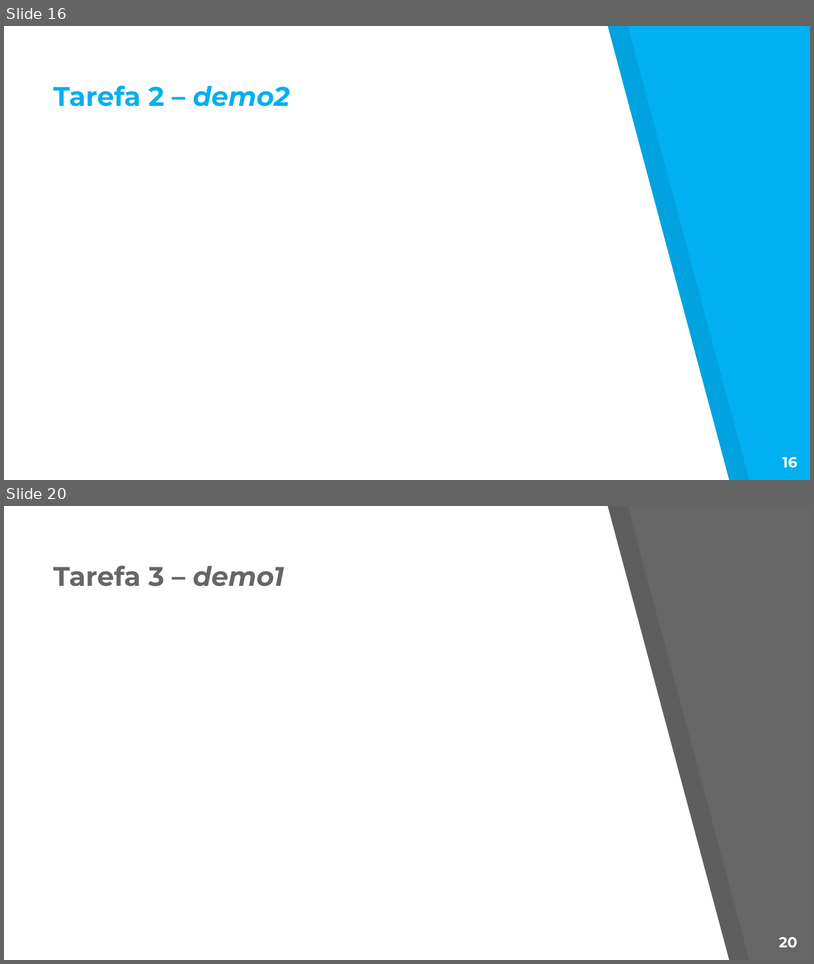
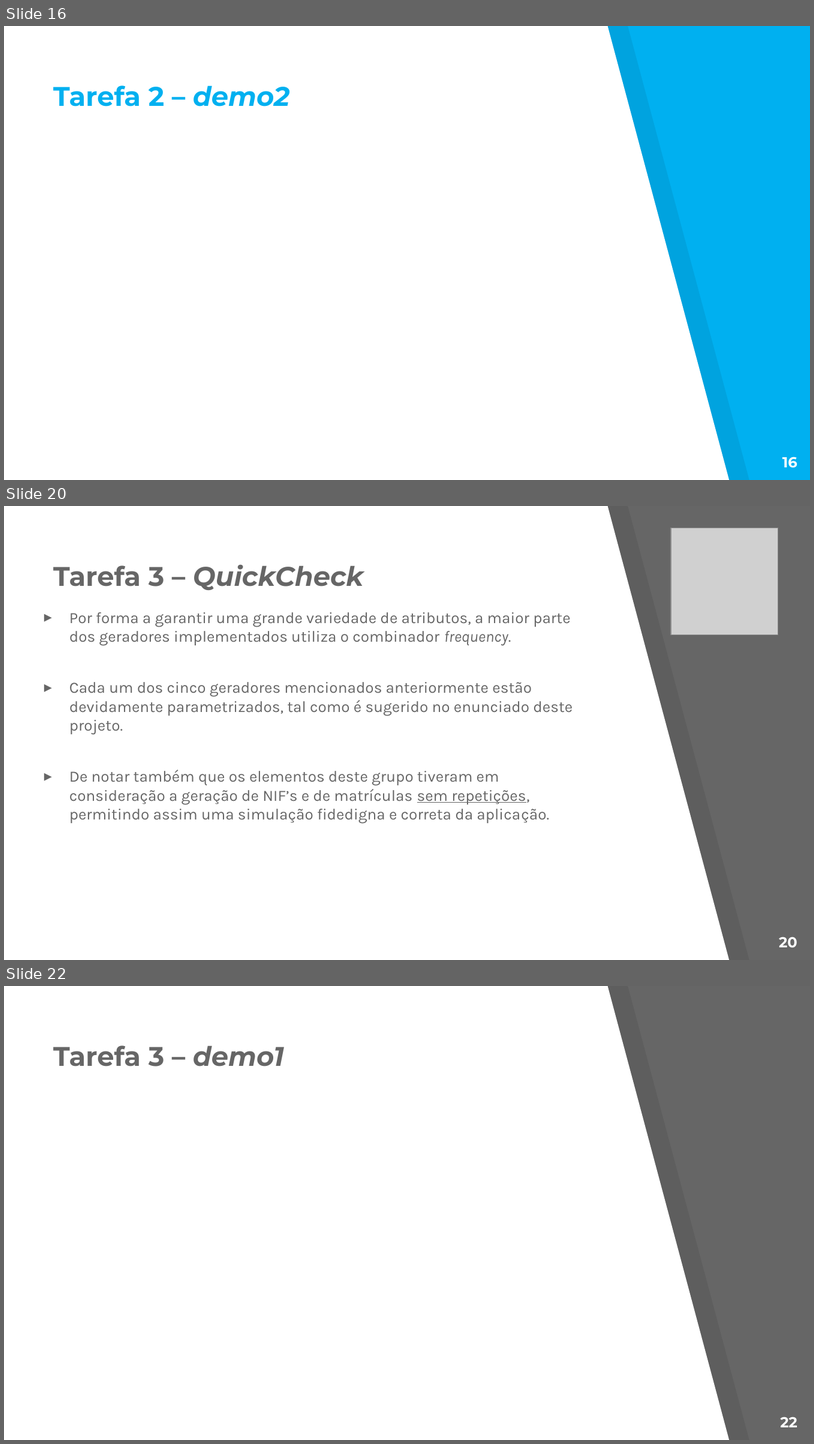
Before and after one commit to Nelson198/ATS, a slide deck: Apresentação.pptx. Shown one above the other, each under a label of ours: slides 16 and 20 before the commit, slides 16, 20 and 22 after it; the slides between them are not shown. The pictures are 814x964 and 814x1444 pixels, drawn with LibreOffice and Linux fonts; fonts in the diff are those of the drawing; grey boxes stand for pictures. Boxes give left, top, right and bottom in pixels: in the first picture for what was removed or moved away, otherwise in the second. Text is boxed around its words. In the diff, an @@ line names an element or a change of style, - is before the commit and + after.

```diff
--- a/Apresentação.pptx
+++ b/Apresentação.pptx
@@ slide 20 added at (4, 506, 810, 960), background #666666; not listed: 2 template elements that a slide beside it also shows @@
@@ picture added at (671, 528, 778, 635) @@
@@ title added at (53, 565, 363, 590), 24 pt, text #666666, bold, italic @@
+Tarefa 3 – QuickCheck
@@ text added at (69, 612, 573, 823), 14 pt, text #666666 @@
+▸ Por forma a garantir uma grande variedade de atributos, a maior parte dos geradores implementados utiliza o combinador frequency.
+▸ Cada um dos cinco geradores mencionados anteriormente estão devidamente parametrizados, tal como é sugerido no enunciado deste projeto.
+▸ De notar também que os elementos deste grupo tiveram em consideração a geração de NIF’s e de matrículas sem repetições, permitindo assim uma simulação fidedigna e correta da aplicação.
@@ page number added at (779, 936, 798, 947), 13 pt, text #FFFFFF, bold @@
+20
@@ what was slide 20 is now slide 22 @@
@@ page number at (780, 1417, 798, 1427): text changed @@
-20
+22
```
Also in this commit, not shown: 7 slides changed, 2 other slides added, 3 other files.
